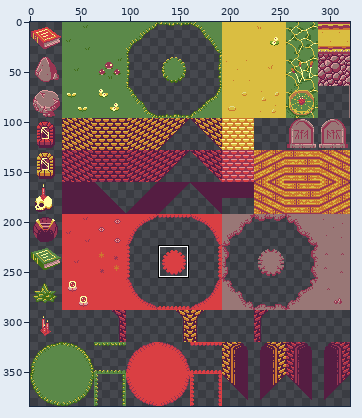
File history of a sprite sheet, Assets/Sprites/Scenario/tilemap.png. The picture above shows the old version from afar; the outline marks the close-up.
Close-up. Old version:
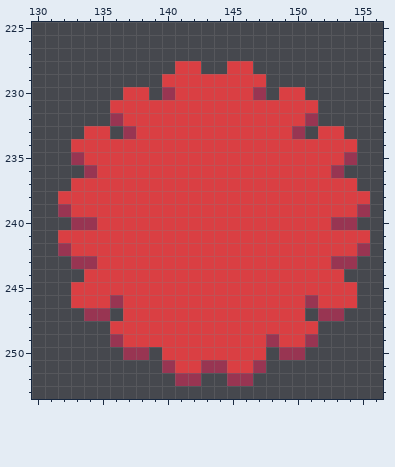
The file is 320x384 pixels. Shown: x 130..156, y 225..253. The commit also changed other parts of the picture, which this record leaves out.
After the commit:
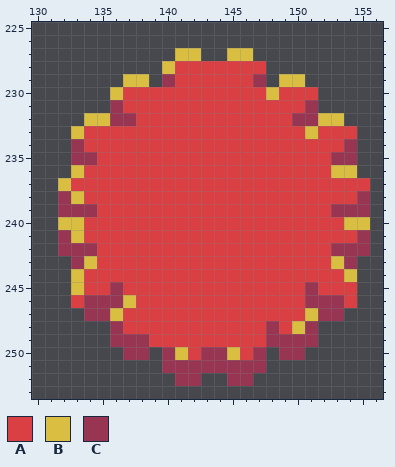
Palette (. is transparent): A #da3f43  B #dabe41  C #983552
What changed:
y 227: x 141..142 .. -> BB; x 145..146 .. -> BB
y 228: x 140 . -> B; x 143..144 .. -> AA; x 147 . -> A
y 229: x 137..138 .. -> BB; x 140 A -> C; x 147 A -> C; x 149..150 .. -> BB
y 230: x 136 . -> B; x 139..140 .C -> AA; x 147..148 C. -> AB; x 151 . -> A
y 231: x 136 A -> C; x 151 A -> C
y 232: x 134..135 .. -> BB; x 137 A -> C; x 150 A -> C; x 152..153 .. -> BB
y 233: x 133 . -> B; x 136..137 .C -> AA; x 150..151 C. -> AB; x 154 . -> A
y 234: x 133 A -> C; x 154 A -> C
y 235: x 134 A -> C; x 153 A -> C
y 236: x 133..134 .C -> BA; x 153..154 C. -> BB
y 237: x 132 . -> B; x 155 . -> A
y 238: x 132..133 AA -> CB; x 155 A -> C
y 239: x 133..134 AA -> CC; x 153..154 AA -> CC
y 240: x 132..134 .CC -> BBA; x 153..155 CC. -> ABB
y 241: x 132..133 AA -> CB; x 155 A -> C
y 242: x 133..134 AA -> CC; x 153..154 AA -> CC
y 243: x 134 C -> B; x 153 C -> B
y 244: x 133 . -> B; x 154 . -> B
y 245: x 133 A -> B; x 136 A -> C; x 151 A -> C
y 246: x 134..135 AA -> CC; x 137 A -> B; x 152..153 AA -> CC
y 247: x 136 . -> B; x 151 . -> B
y 248: x 136 A -> C; x 148 A -> C; x 150..151 AA -> BC
y 249: x 137..138 AA -> CC; x 149..150 AA -> CC
y 250: x 140..141 AA -> CB; x 143..145 AAA -> CCB; x 147 A -> C
y 251: x 141..142 AA -> CC; x 145..146 AA -> CC
Where, in picture pixels (left, top, right, bottom), the same in both close-ups:
changed: (58, 48, 370, 373)
